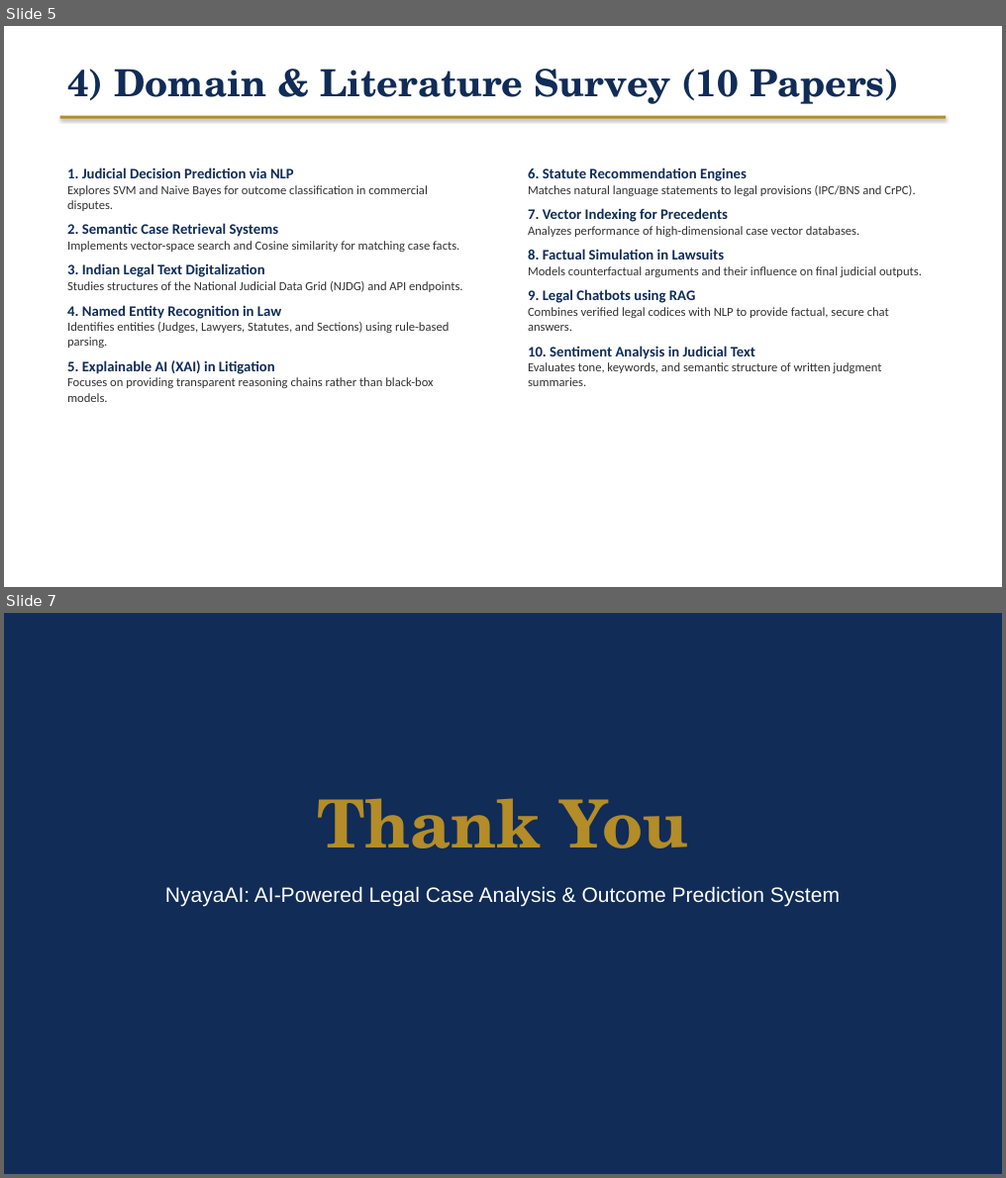
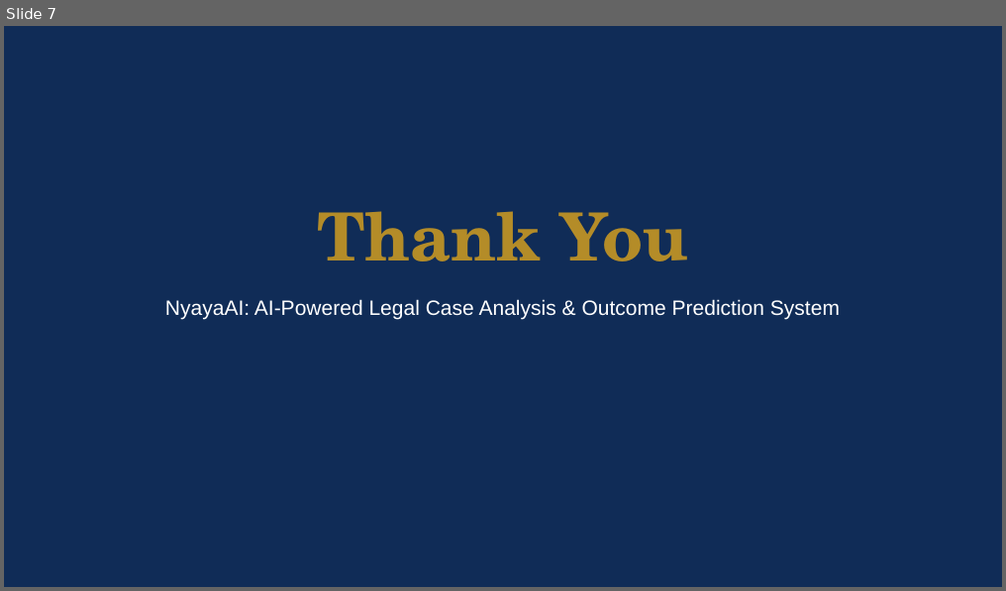
Before and after one commit to harsha-vardhan-200204/nyaya-ai, a slide deck: docs/NyayaAI_Project_Presentation.pptx. Shown one above the other, each under a label of ours: slides 5 and 7 before the commit, slide 7 after it; the slides between them are not shown. The pictures are 1006x1178 and 1006x591 pixels, drawn with LibreOffice and Linux fonts; fonts in the diff are those of the drawing. Boxes give left, top, right and bottom in pixels: in the first picture for what was removed or moved away, otherwise in the second. Text is boxed around its words. In the diff, an @@ line names an element or a change of style, - is before the commit and + after.

```diff
--- a/docs/NyayaAI_Project_Presentation.pptx
+++ b/docs/NyayaAI_Project_Presentation.pptx
@@ slide 5 removed at [4,26,1002,587], background #FFFFFF @@
@@ text removed at [67,69,899,104] @@
-4) Domain & Literature Survey (10 Papers)
@@ rectangle removed at [60,116,945,119] @@
@@ text removed at [67,168,462,402] @@
-1. Judicial Decision Prediction via NLP
-Explores SVM and Naive Bayes for outcome classification in commercial disputes.
-2. Semantic Case Retrieval Systems
-Implements vector-space search and Cosine similarity for matching case facts.
-3. Indian Legal Text Digitalization
-Studies structures of the National Judicial Data Grid (NJDG) and API endpoints.
-4. Named Entity Recognition in Law
-Identifies entities (Judges, Lawyers, Statutes, and Sections) using rule-based parsing.
-5. Explainable AI (XAI) in Litigation
-Focuses on providing transparent reasoning chains rather than black-box models.
@@ text removed at [528,168,922,386] @@
-6. Statute Recommendation Engines
-Matches natural language statements to legal provisions (IPC/BNS and CrPC).
-7. Vector Indexing for Precedents
-Analyzes performance of high-dimensional case vector databases.
-8. Factual Simulation in Lawsuits
-Models counterfactual arguments and their influence on final judicial outputs.
-9. Legal Chatbots using RAG
-Combines verified legal codices with NLP to provide factual, secure chat answers.
-10. Sentiment Analysis in Judicial Text
-Evaluates tone, keywords, and semantic structure of written judgment summaries.
```
Also in this commit, not shown: 3 slides changed, 3 slides added, 2 other slides removed.
